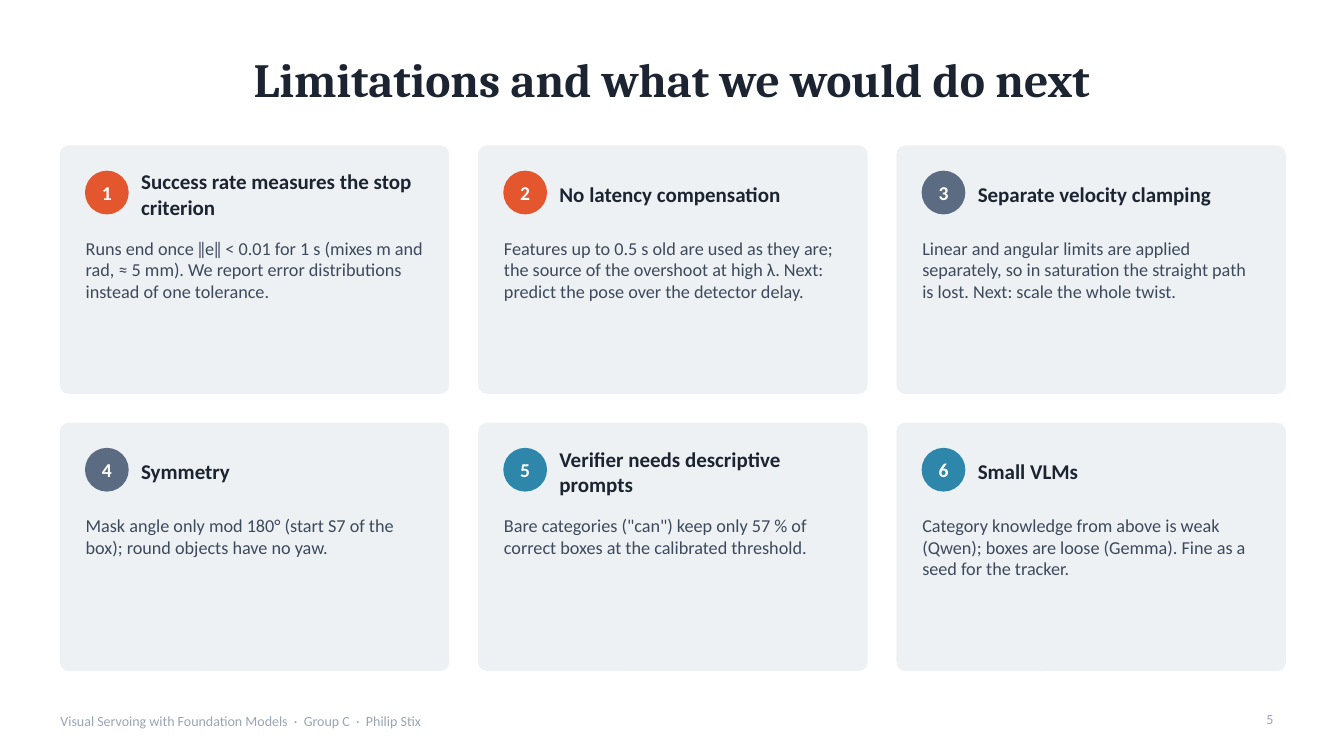
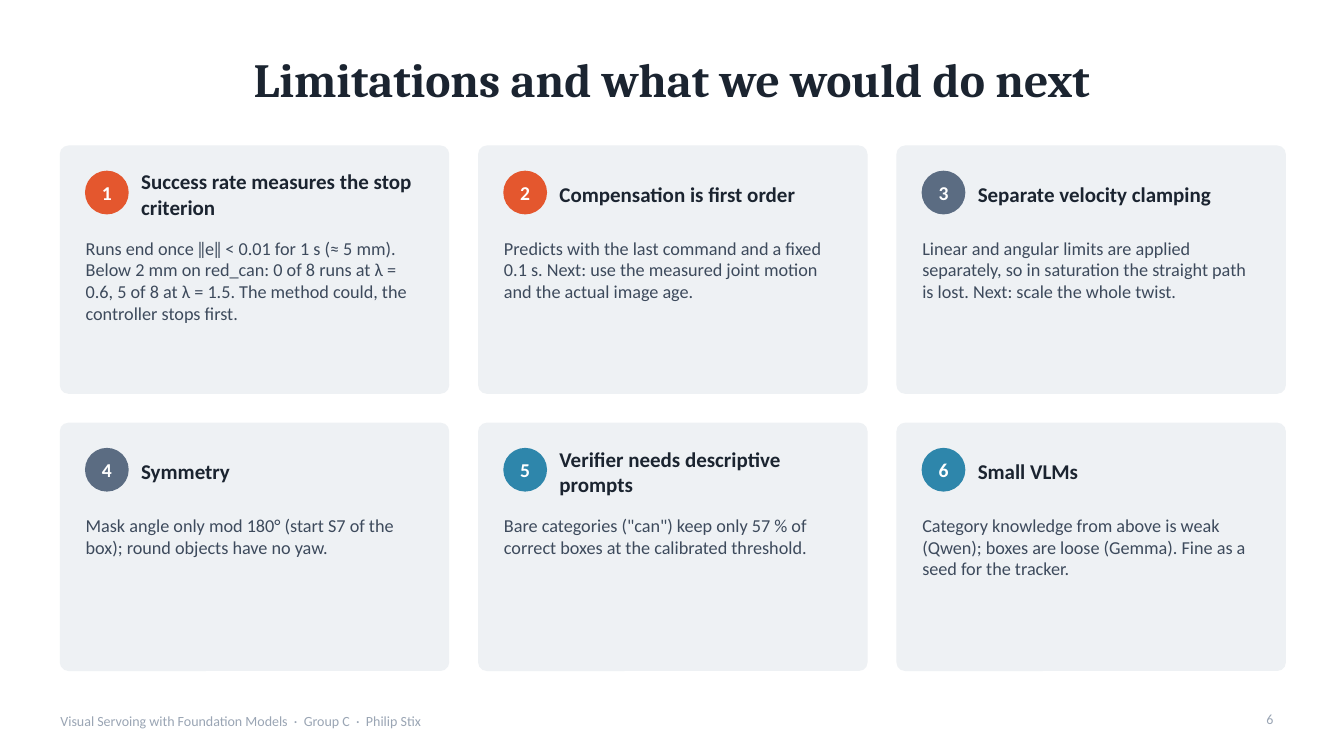
Before and after one commit to eliasbitsch/mvsr-visual-servoing, a slide deck: slide 6 of docs/slides/control_and_small_fms.pptx (slide 5 before the commit). Drawn at 1344x756 pixels with LibreOffice and Linux fonts; fonts in the diff are those of the drawing. Boxes give left, top, right and bottom in pixels: in the first picture for what was removed or moved away, otherwise in the second. Text is boxed around its words. In the diff, an @@ line names an element or a change of style, - is before the commit and + after.

Commit message:
Slides: latency compensation results, updated limitations

```diff
--- a/docs/slides/control_and_small_fms.pptx
+++ b/docs/slides/control_and_small_fms.pptx
@@ text at bbox=[559, 187, 795, 206]: text changed @@
-No latency compensation
+Compensation is first order
@@ text at bbox=[86, 242, 407, 323]: text changed @@
-Runs end once ‖e‖ < 0.01 for 1 s (mixes m and rad, ≈ 5 mm). We report error distributions instead of one tolerance.
+Runs end once ‖e‖ < 0.01 for 1 s (≈ 5 mm). Below 2 mm on red_can: 0 of 8 runs at λ = 0.6, 5 of 8 at λ = 1.5. The method could, the controller stops first.
@@ text at bbox=[504, 242, 821, 301]: text changed @@
-Features up to 0.5 s old are used as they are; the source of the overshoot at high λ. Next: predict the pose over the detector delay.
+Predicts with the last command and a fixed 0.1 s. Next: use the measured joint motion and the actual image age.
```
Also in this commit, not shown: 1 slide added.
